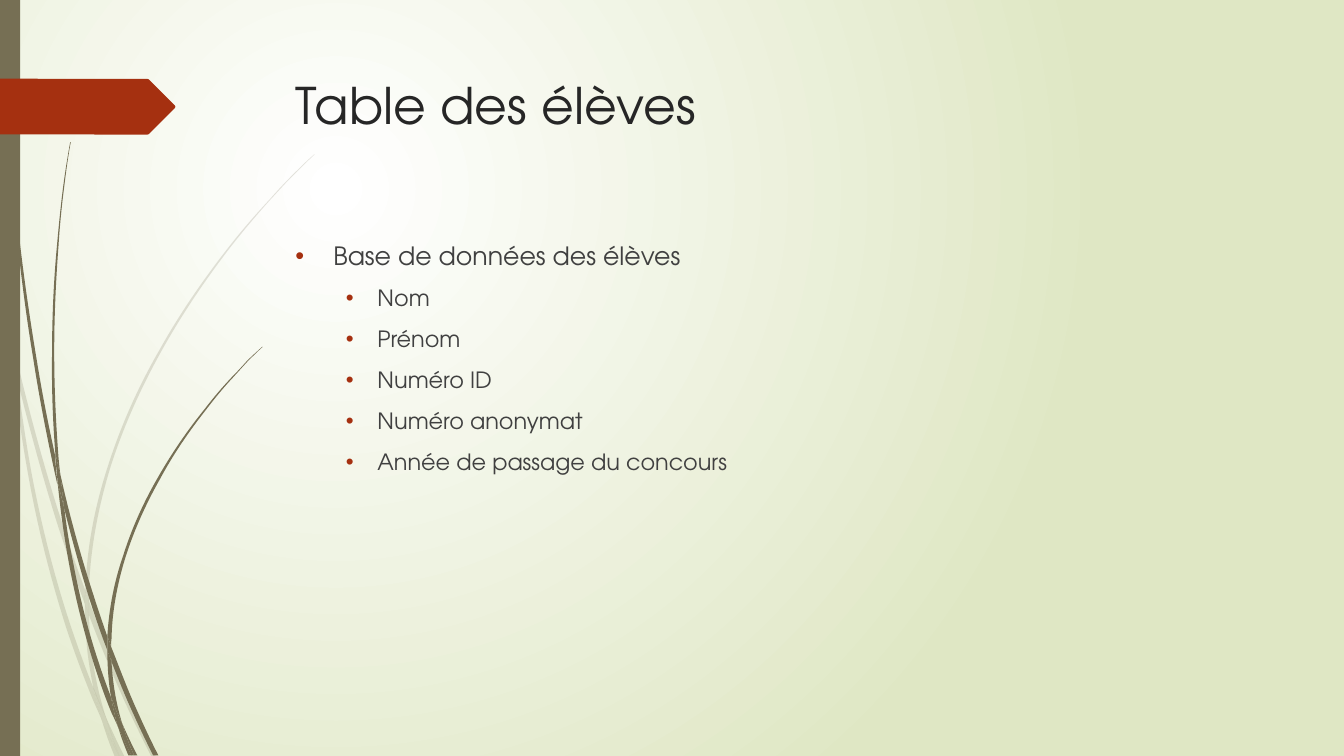
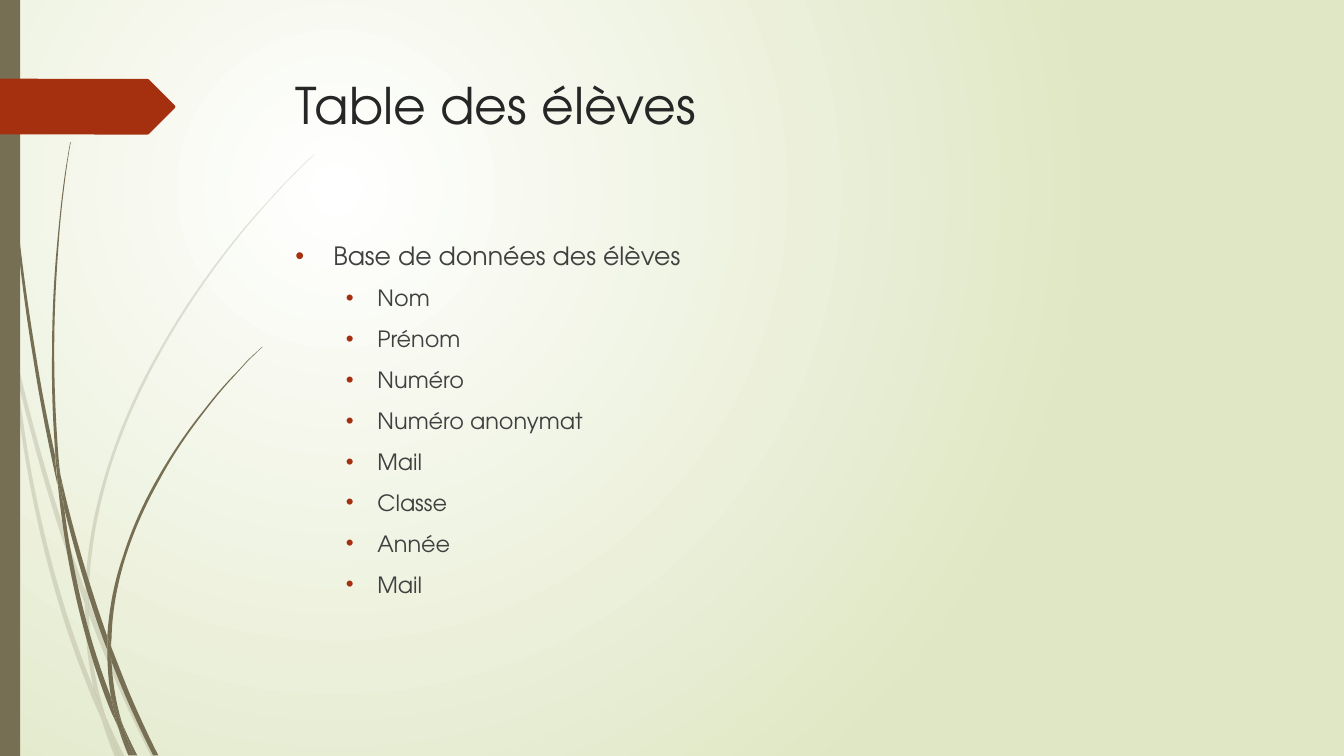
Before and after one commit to xpessoles/EvaluationCompetences, a slide deck: slide 5 of EvaluationParCompetences.pptx. Drawn at 1344x756 pixels with LibreOffice and Linux fonts; fonts in the diff are those of the drawing. Boxes give left, top, right and bottom in pixels: in the first picture for what was removed or moved away, otherwise in the second. Text is boxed around its words. In the diff, an @@ line names an element or a change of style, - is before the commit and + after.

```diff
--- a/EvaluationParCompetences.pptx
+++ b/EvaluationParCompetences.pptx
@@ text at bbox=[377, 371, 464, 389]: text changed @@
-  • Numéro ID
+  • Numéro
@@ text at bbox=[377, 453, 450, 594]: text changed @@
-  • Année de passage du concours
+  • Mail
+  • Classe
+  • Année
+  • Mail
```
Also in this commit, not shown: 1 other slide changed, 4 other files.
